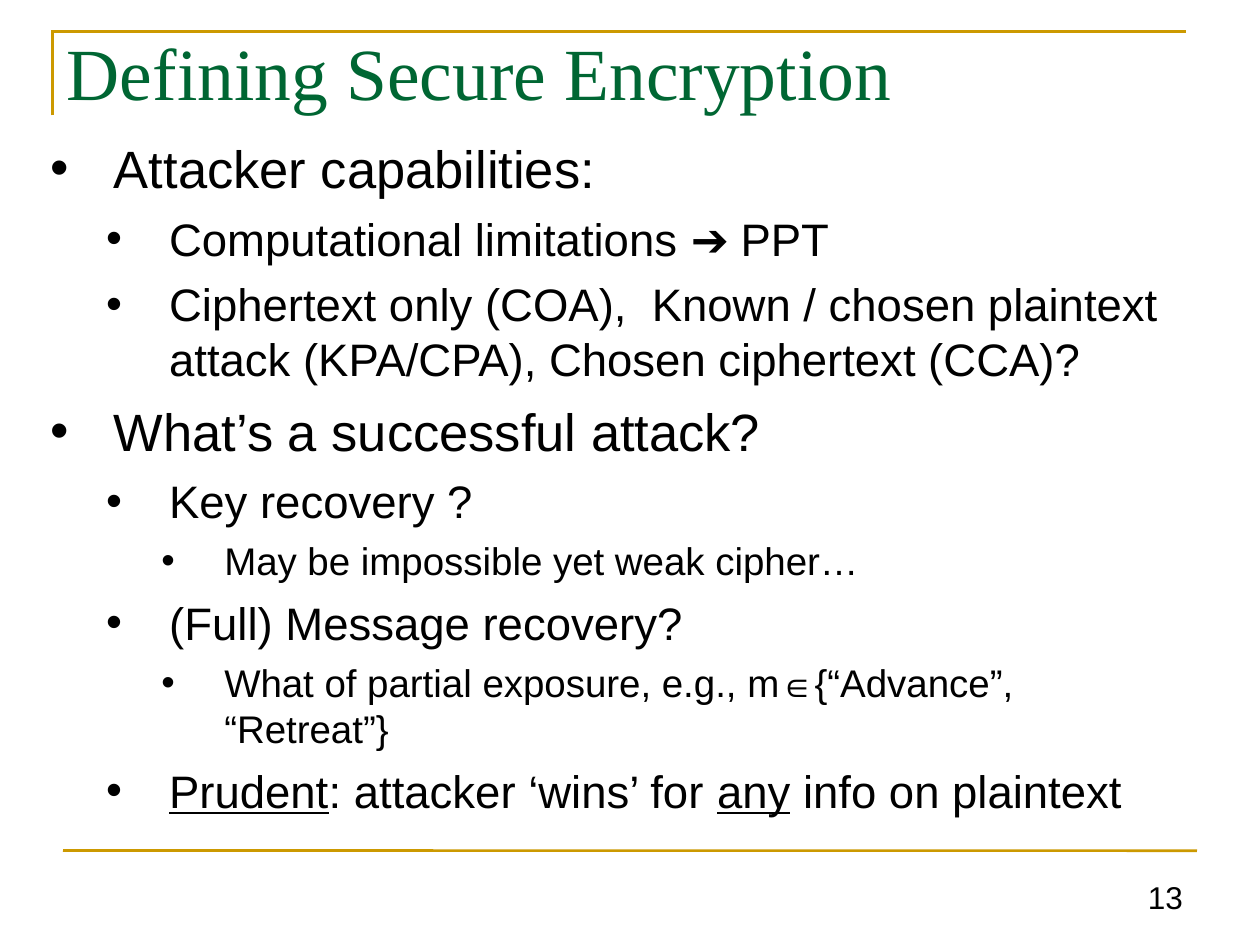
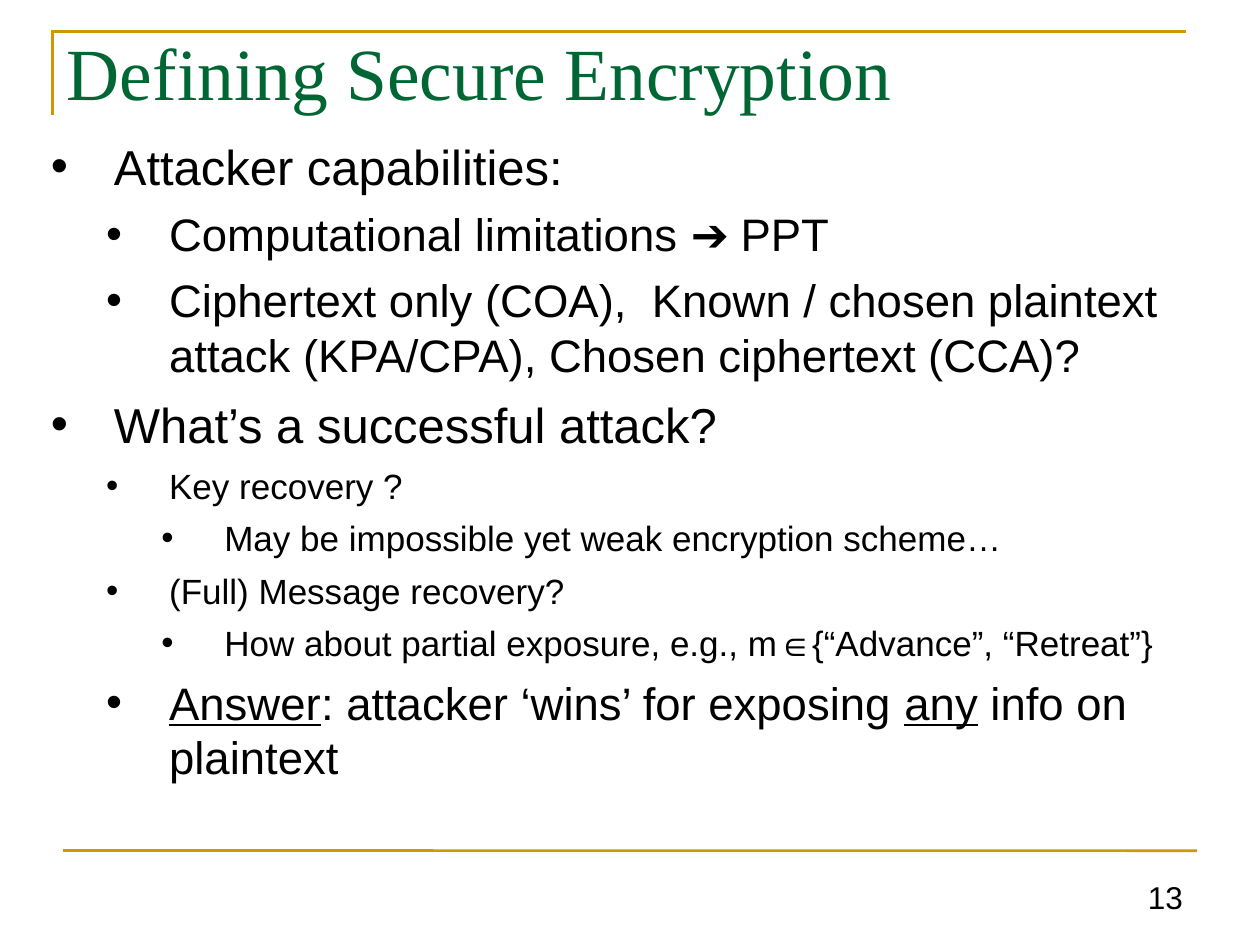
Before and after one commit to GhadaAlmashaqbeh/GhadaAlmashaqbeh.github.io, a slide deck: slide 13 of courses/cse3400-f2026/lecture4.pptx. Drawn at 1260x945 pixels with LibreOffice and Linux fonts; fonts in the diff are those of the drawing. Boxes give left, top, right and bottom in pixels: in the first picture for what was removed or moved away, otherwise in the second. Text is boxed around its words. In the diff, an @@ line names an element or a change of style, - is before the commit and + after.

```diff
--- a/courses/cse3400-f2026/lecture4.pptx
+++ b/courses/cse3400-f2026/lecture4.pptx
@@ text at <box>114,149,717,611</box>: size 30 to 28 pt in "Attacker capabilities:", "What’s a successful attack?"; size 26 to 20 pt in "Key recovery ?", "(Full) Message recovery?" @@
@@ text at <box>224,525,1001,558</box>: text changed; size 22 to 20 pt @@
-    • May be impossible yet weak cipher…
+    • May be impossible yet weak encryption scheme…
@@ text at <box>169,630,1153,784</box>: text changed; size 22 to 20 pt @@
-    • What of partial exposure, e.g., m∈{“Advance”, “Retreat”}
-  • Prudent: attacker ‘wins’ for any info on plaintext
+    • How about partial exposure, e.g., m∈{“Advance”, “Retreat”}
+  • Answer: attacker ‘wins’ for exposing any info on plaintext
```
Also in this commit, not shown: 14 other slides changed, 4 other files.
